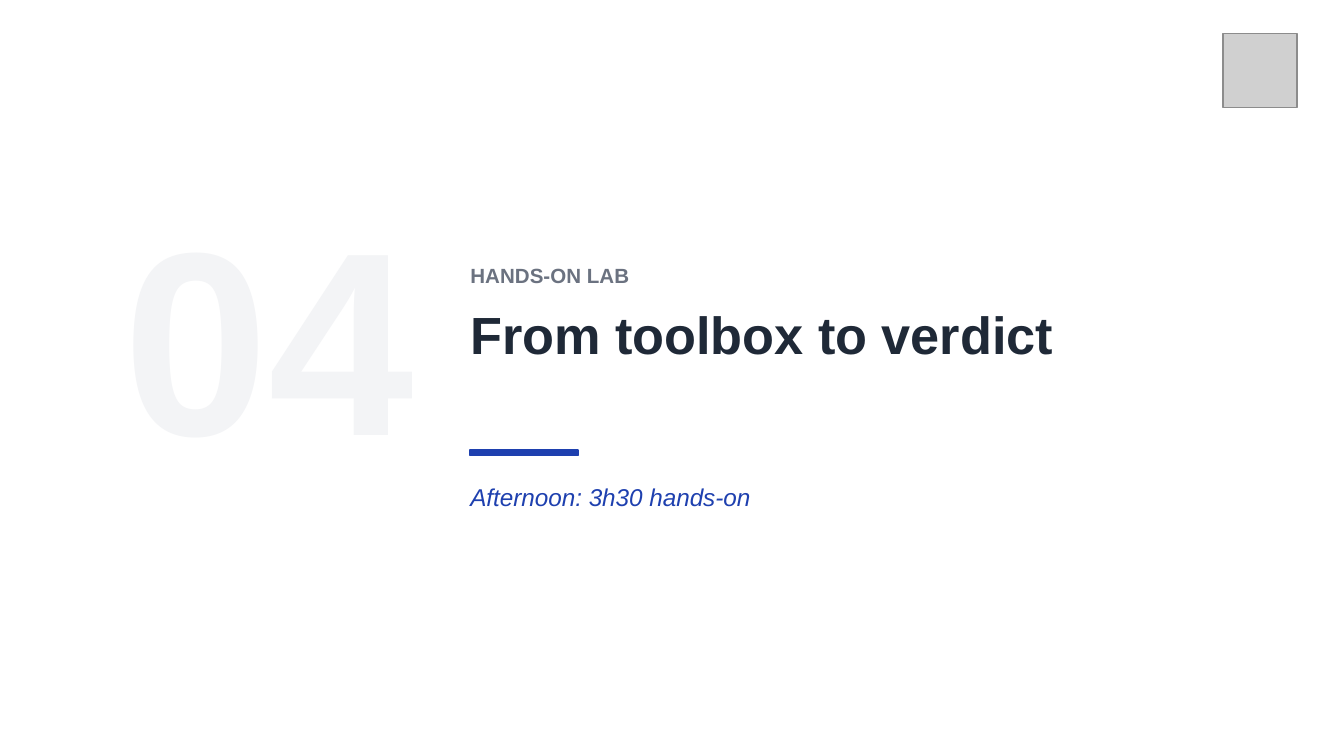
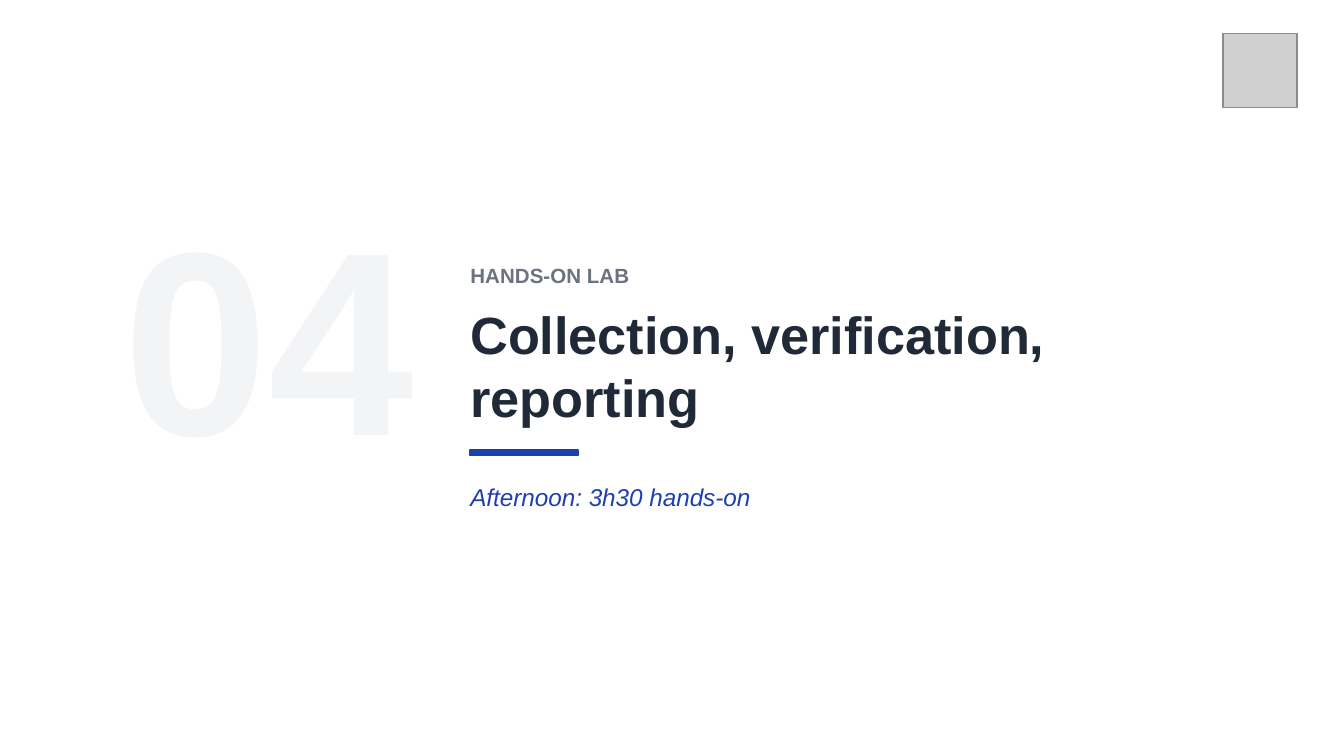
Before and after one commit to clemdepernet/osint-advanced-labs, a slide deck: slide 27 of Day_2/Day_2_Source_Reliability_And_Media_Forensics.pptx. Drawn at 1344x756 pixels with LibreOffice and Linux fonts; fonts in the diff are those of the drawing; grey boxes stand for pictures. Boxes give left, top, right and bottom in pixels: in the first picture for what was removed or moved away, otherwise in the second. Text is boxed around its words. In the diff, an @@ line names an element or a change of style, - is before the commit and + after.

```diff
--- a/Day_2/Day_2_Source_Reliability_And_Media_Forensics.pptx
+++ b/Day_2/Day_2_Source_Reliability_And_Media_Forensics.pptx
@@ text at (470,316,1044,427): text changed @@
-From toolbox to verdict
+Collection, verification, reporting
```
Also in this commit, not shown: 7 other slides changed, 1 slide added, 1 other file.
